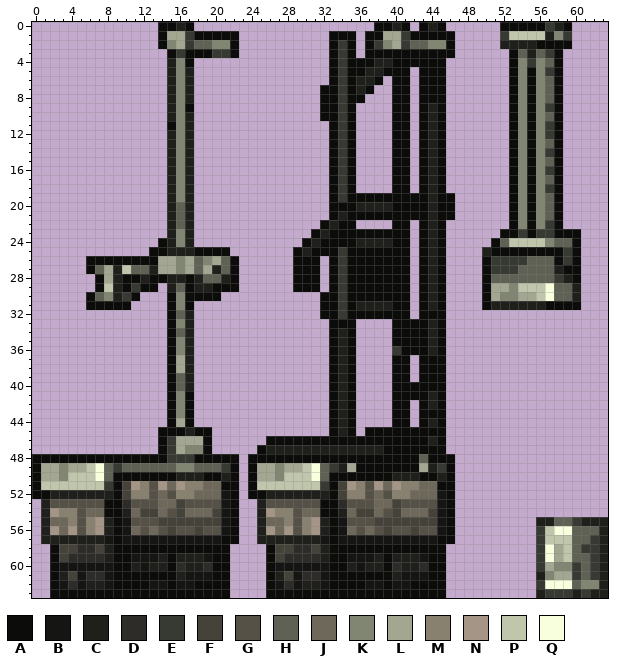
A pixel-art sprite gets an edit: content/Entities/Structures/Industry/PowerHammer/power_hammer.00.png. The picture above was drawn from the file before the commit.
The file is 64x64 pixels. Colours within 5 levels of each other are drawn and written as one.
Palette (. is transparent): A #0c0c0b  B #151514  C #1f201c  D #2e2c29  E #373933  F #45423a  G #565146  H #5f6154  J #6e685a  K #808672  L #a3a690  M #89816f  N #a59587  P #c0c6ac  Q #f7ffdd
Pixels before (only the part around the change), first column x 0:
 0 ..............AACA....................AACA.ACA......AAAAA
 1 ..............ALLEAAAAA..........AAA.AALLEAAAAA.....EPPPP
 2 ..............AKLEHHKKA..........AEA.AEKLEHHKKA.....CCCCA
 3 ...............AEAAAEEA..........AEA.AAAAAAAAAA......AHCH
 4 ...............CKA...............AEAAACCAAAAAA.......AKEK
 5 ...............CKC...............AEAACCAAA.AAA.......AKAK
 6 ...............CKC...............AEACCA.AA.AAA.......AKAK
 7 ...............CKC..............AAEACA..AA.AAA.......AKAK
 8 ...............CKC..............AAEAA...AA.AAA.......AKAK
 9 ...............CKA..............AAEA....AA.ACA.......AKAK
10 ...............CKC..............AAEA....AA.ACA.......AKAK
11 ...............AKC...............AEA....AA.ACA.......AKAK
12 ...............CKC...............AEA....AA.ACA.......AKAK
13 ...............CKC...............AEA....AA.ACA.......AKAK
14 ...............CKC...............AEA....AA.ACA.......AKAK
15 ...............CKC...............AEA....AA.ACA.......AKAK
16 ...............CKC...............AEA....AA.ACA.......AKAK
17 ...............CKC...............AEA....AA.ACA.......AKAK
18 ...............CKC...............AEA....AA.ACA.......AKAK
19 ...............CKC...............AEAAAAAAAAACAA......AKAK
20 ...............CHC...............AAACCCCAAAACAA......AKAK
21 ...............CHC...............ACAAAAAAAAACAA......AKAK
22 ...............CHC..............ACAA....AA.ACA.......AKAK
23 ...............CKC.............ACAAAAAAAAA.ACA......AAEAE
24 ..............ACKC............ACAAAACCCCAA.ACA.....AHPPPP
25 .............AACCCAAAA.......ACAAAEAAAAAAA.ACA....CAAAAAA
26 ......AAAAAAAALLKLHKLHA......AAA.AEAAAAAAA.ACA....AEEEEHH
27 ......AHLCPHHCLLKLHLCHA......AAA.AEAAAAAAA.ACA....AEEEHHH
28 .......ALCAACAACCACHHCA......AAA.AEAAAAAAA.ACA....AHHHHHH
29 .......APCAEAA.CHACCAAA......AAA.AEAAAAAAA.ACA....ALLKPPP
30 ......AHKCEA...AKAAAA...........AAEAAAAAAA.ACA....ALKKLLP
31 ......AAAAA....AKA..............AAEACCCCAA.ACA....ACCCCCC
32 ...............AHC..............AAEAAAAAAA.AAA...........
33 ...............AKC...............AAA....AAAACA...........
34 ...............AHC...............ACA....AAAACA...........
35 ...............AKC...............ACA....AAAACA...........
36 ...............AKC...............ACA....EAAACA...........
37 ...............ALC...............ACA....AA.AAA...........
38 ...............ALC...............ACA....AA.AAA...........
39 ...............AHC...............ACA....AA.AAA...........
40 ...............AHC...............ACA....AAAAAA...........
41 ...............AKA...............ACA....AAAACA...........
42 ...............AKA...............ACA....AA.ACA...........
43 ...............AKA...............ACA....AA.AAA...........
44 ...............ALA...............ACA....AA.ACA...........
45 ..............AAACAA.............ACA.AAAAAAAAA...........
46 ..............AELLLA......AAAAAAAAAAAAAAAAAACA...........
47 ..............AELKKA.....ACCCCCCCCCCCCCAAAAAAA...........
48 AAAAAAAAAAAAAAAEEEAAAAA.AAAAAAAAAAAAAAAAAAAHAAA..........
The result:
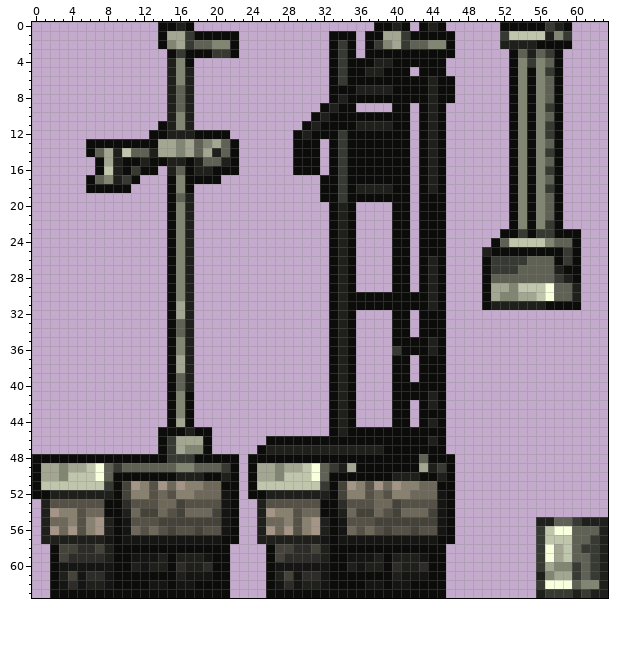
Difference:
y 6: x 36..37 CC -> AA; x 39 . -> A; x 42 . -> A; x 44 A -> C; x 46 . -> A
y 7: x 16 K -> H; x 32 A -> .; x 34 E -> A; x 37..39 A.. -> CCC; x 42 . -> A; x 44 A -> C; x 46 . -> A
y 8: x 16 K -> H; x 32 A -> .; x 34 E -> C; x 37..39 ... -> AAA; x 42 . -> A; x 44 A -> C; x 46 . -> A
y 9: x 16..17 KA -> HC; x 33..34 AE -> CA
y 10: x 31..32 .A -> AC; x 34 E -> A; x 36..39 .... -> AAAA
y 11: x 14..15 .A -> AC; x 30..32 ... -> ACA; x 34 E -> A; x 36..39 .... -> CCCC
y 12: x 13..14 .. -> AA; x 16 K -> C; x 18..21 .... -> AAAA; x 29..32 .... -> ACAA; x 36..39 .... -> AAAA
y 13: x 6..15 .........C -> AAAAAAAALL; x 17..22 C..... -> LHKLHA; x 29..31 ... -> AAA; x 36..39 .... -> AAAA
y 14: x 6..15 .........C -> AHLCPHHCLL; x 17..22 C..... -> LHLCHA; x 29..31 ... -> AAA; x 36..39 .... -> AAAA
y 15: x 7..14 ........ -> ALCAACAA; x 16..22 KC..... -> CACHHCA; x 29..31 ... -> AAA; x 36..39 .... -> AAAA
y 16: x 7..13 ....... -> APCAEAA; x 16..22 KC..... -> HACCAAA; x 29..31 ... -> AAA; x 36..39 .... -> AAAA
y 17: x 6..11 ...... -> AHKCEA; x 15 C -> A; x 17..20 C... -> AAAA; x 32 . -> A; x 36..39 .... -> AAAA
y 18: x 6..10 ..... -> AAAAA; x 15 C -> A; x 17 C -> A; x 32 . -> A; x 36..39 .... -> CCCC
y 19: x 15..16 CK -> AH; x 32 . -> A; x 42 A -> .; x 44 C -> A; x 46 A -> .
y 20: x 15..16 CH -> AK; x 34 A -> C; x 36..39 CCCC -> ....; x 42 A -> .; x 44 C -> A; x 46 A -> .
y 21: x 15..16 CH -> AK; x 36..39 AAAA -> ....; x 42 A -> .; x 44 C -> A; x 46 A -> .
y 22: x 15..16 CH -> AK; x 32..34 ACA -> .AC; x 44 C -> A
y 23: x 15 C -> A; x 31..32 AC -> ..; x 34 A -> C; x 36..39 AAAA -> ....; x 44 C -> A
y 24: x 14..15 AC -> .A; x 30..32 ACA -> ...; x 34 A -> C; x 36..39 CCCC -> ....; x 44 C -> A
y 25: x 13..16 AACC -> ..AK; x 18..21 AAAA -> ....; x 29..32 ACAA -> ....; x 34 E -> C; x 36..39 AAAA -> ....; x 44 C -> A
y 26: x 6..15 AAAAAAAALL -> .........A; x 17..22 LHKLHA -> C.....; x 29..31 AAA -> ...; x 34 E -> C; x 36..39 AAAA -> ....
y 27: x 6..15 AHLCPHHCLL -> .........A; x 17..22 LHLCHA -> C.....; x 29..31 AAA -> ...; x 34 E -> C; x 36..39 AAAA -> ....
y 28: x 7..22 ALCAACAACCACHHCA -> ........AKC.....; x 29..31 AAA -> ...; x 34 E -> C; x 36..39 AAAA -> ....
y 29: x 7..13 APCAEAA -> .......; x 15..22 CHACCAAA -> AKC.....; x 29..31 AAA -> ...; x 34 E -> C; x 36..39 AAAA -> ....
y 30: x 6..11 AHKCEA -> ......; x 17..20 AAAA -> C...; x 32 A -> .; x 34 E -> C; x 42 . -> A
y 31: x 6..10 AAAAA -> .....; x 16..17 KA -> LC; x 32 A -> .; x 34 E -> C; x 36..39 CCCC -> AAAA; x 42 . -> A
y 32: x 16 H -> L; x 32 A -> .; x 34 E -> C; x 36..39 AAAA -> ....
y 33: x 16 K -> H; x 34 A -> C; x 42 A -> .; x 44 C -> A
y 34: x 42 A -> .; x 44 C -> A
y 45: x 36 . -> A
Changed places in both pictures, as pixel boxes (x1, y1, x2, y2):
changed: (293, 76, 455, 337)
changed: (86, 85, 239, 328)
added: (356, 427, 365, 436)
